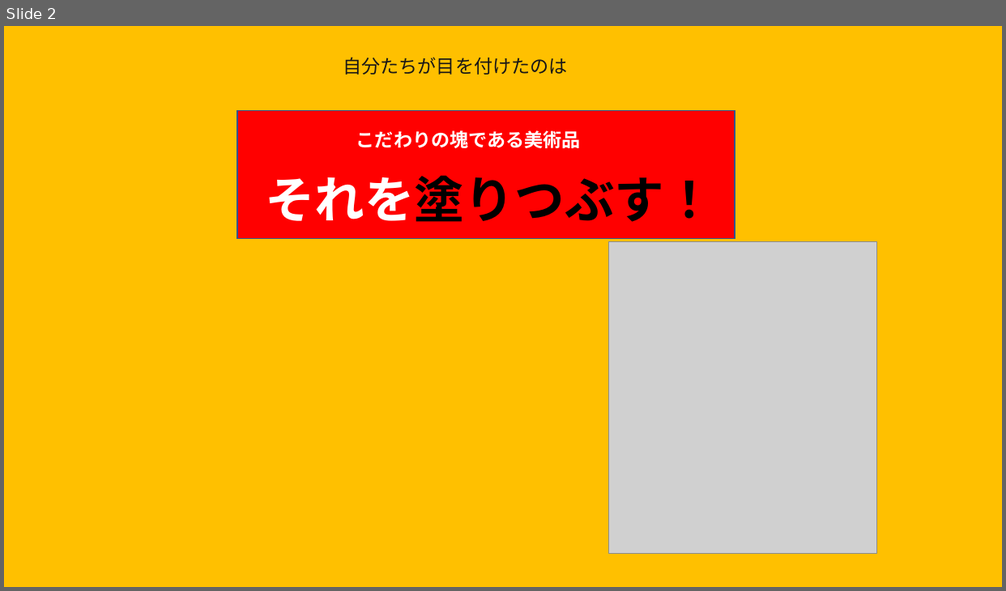
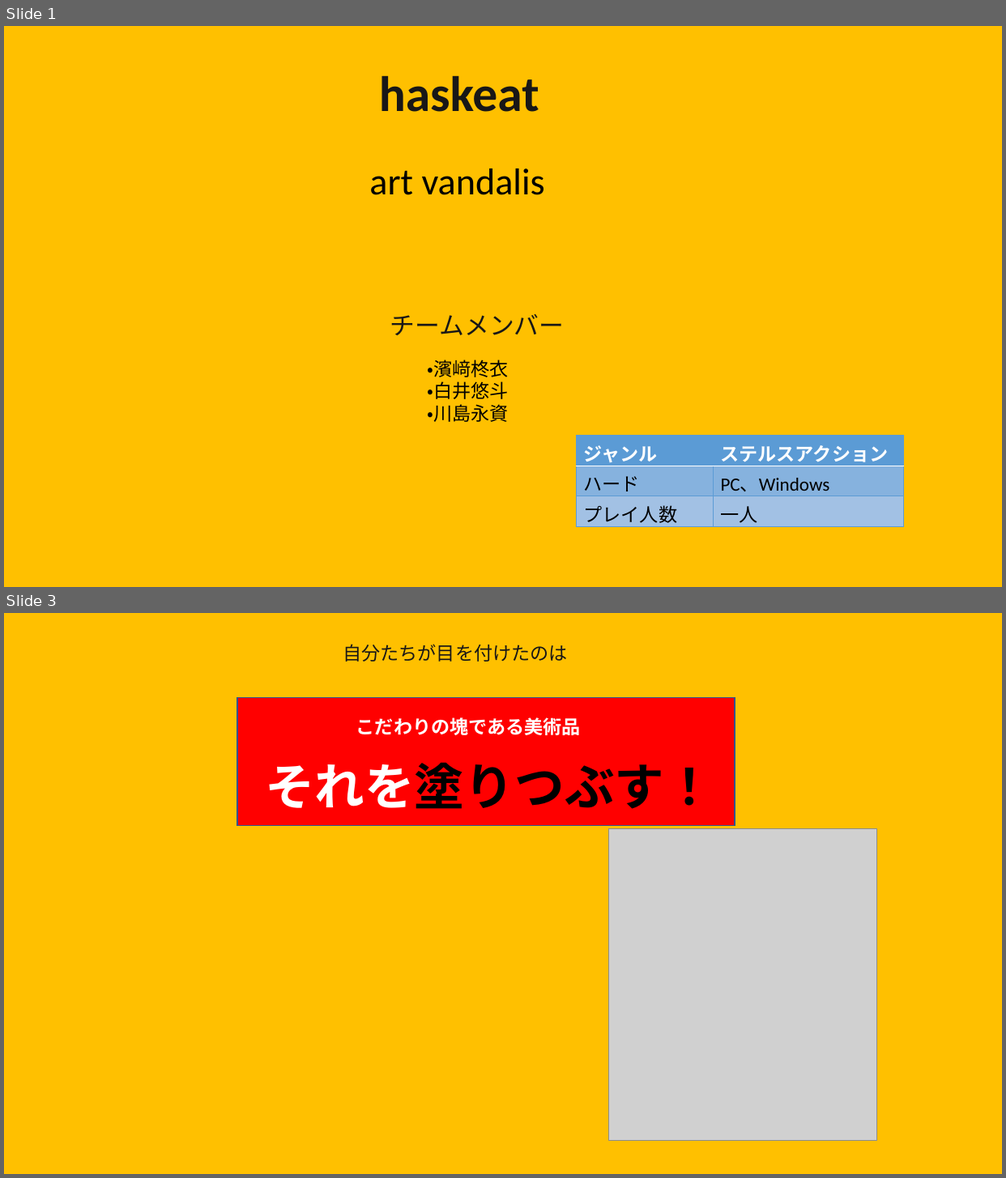
Before and after one commit to hamazakitoui/haskeat, a slide deck: haskeat.pptx. Shown one above the other, each under a label of ours: slide 2 before the commit, slides 1 and 3 after it; the slides between them are not shown. The pictures are 1006x591 and 1006x1178 pixels, drawn with LibreOffice and Linux fonts; fonts in the diff are those of the drawing; grey boxes stand for pictures. Boxes give left, top, right and bottom in pixels: in the first picture for what was removed or moved away, otherwise in the second. Text is boxed around its words. In the diff, an @@ line names an element or a change of style, - is before the commit and + after.

Commit message:
プレゼンの原稿（仮）

```diff
--- a/haskeat.pptx
+++ b/haskeat.pptx
@@ slide 1 added at (4,26,1002,587), background #FFC000 @@
@@ text added at (379,75,539,112), 48 pt, text #181717, bold @@
+haskeat
@@ text added at (369,169,545,195), 36 pt, text #000000 @@
+art vandalis
@@ text added at (390,314,565,335), 24 pt, text #181717 @@
+チームメンバー
@@ text added at (428,360,509,422), 18 pt, text #000000 @@
+・濱﨑柊衣
+・白井悠斗
+・川島永資
@@ table added at (577,436,905,527), 3 rows, 2 columns @@
+ジャンル | ステルスアクション
+ハード | PC、Windows
+プレイ人数 | 一人
@@ what was slide 2 is now slide 3 @@
```
Also in this commit, not shown: 3 slides changed, 2 other slides added.
